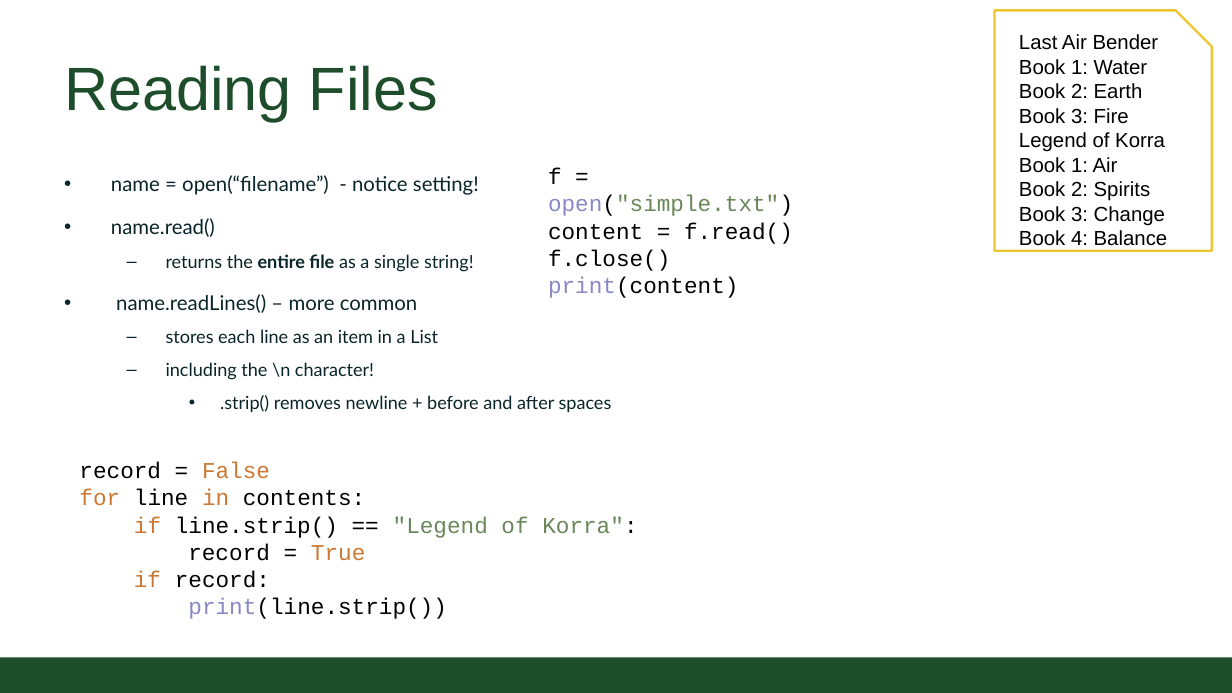
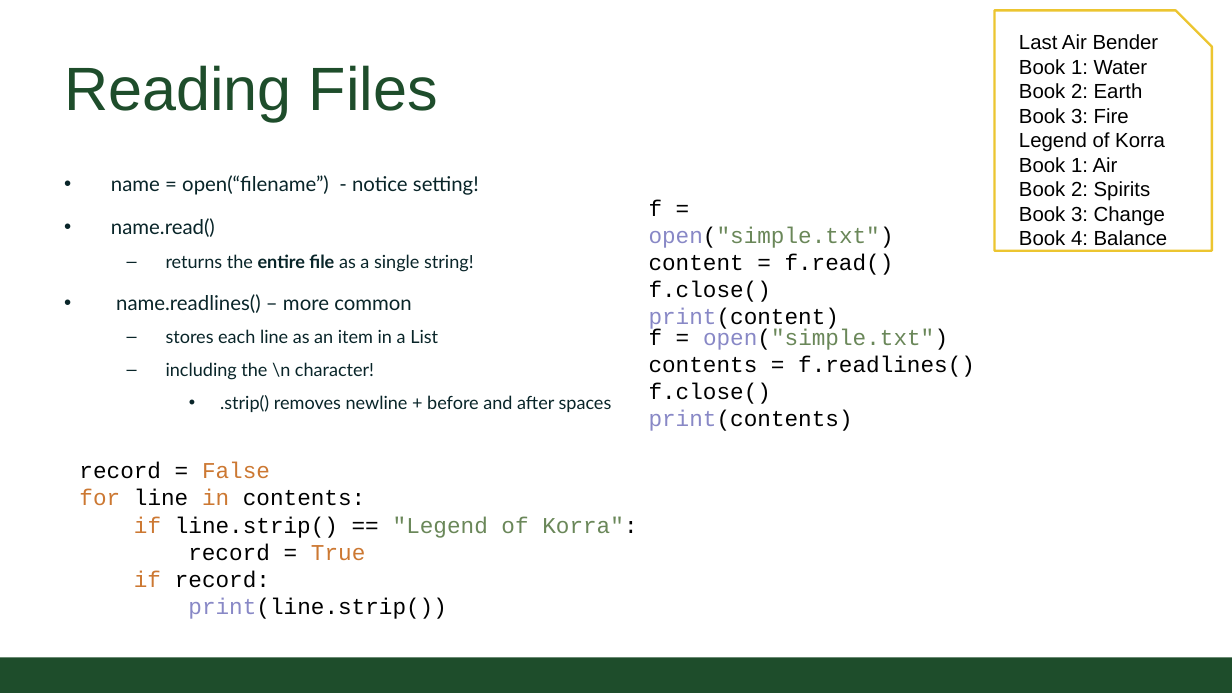
Before and after one commit to CSU-CS150B/handouts, a slide deck: slide 7 of Slides/On-Campus/06_02_FilesCSV.pptx (slide 5 before the commit). Drawn at 1232x693 pixels with LibreOffice and Linux fonts; fonts in the diff are those of the drawing; background and template pictures are left out. Boxes give left, top, right and bottom in pixels: in the first picture for what was removed or moved away, otherwise in the second. Text is boxed around its words. In the diff, an @@ line names an element or a change of style, - is before the commit and + after.

Commit message:
updated files for lecture

```diff
--- a/Slides/On-Campus/06_02_FilesCSV.pptx
+++ b/Slides/On-Campus/06_02_FilesCSV.pptx
@@ text "f = open("simple.txt") content = ...": place and size @@
-text "f = open("simple.txt") content = ..." at <box>548,168,793,298</box>
+text "f = open("simple.txt") content = ..." at <box>649,199,894,332</box>
@@ text at <box>116,294,412,313</box>: text changed @@
-• name.readLines() – more common
+• name.readlines() – more common
@@ text added at <box>649,328,975,431</box>, 20 pt, text #000000 @@
+f = open("simple.txt")
+contents = f.readlines()
+f.close()
+print(contents)
```
Also in this commit, not shown: 3 other slides changed, 2 slides added.
